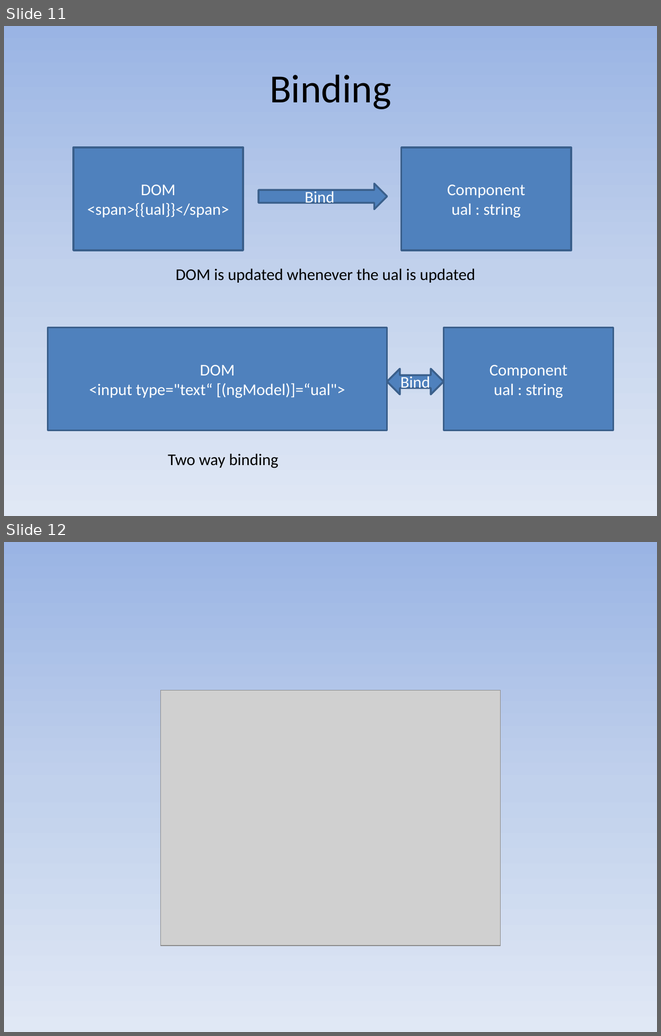
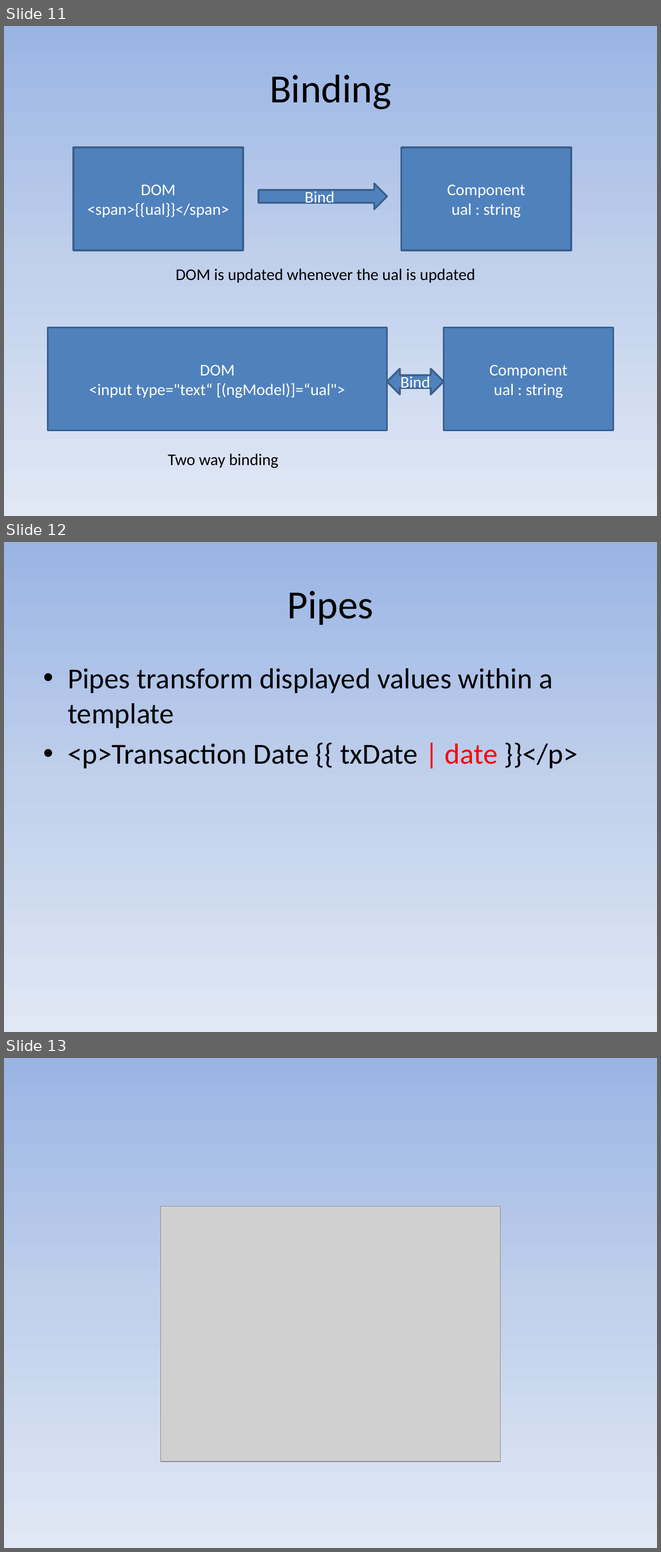
Before and after one commit to mayuanyang/HelloAngular2, a slide deck: angular2.pptx. Shown one above the other, each under a label of ours: slides 11 and 12 before the commit, slides 11, 12 and 13 after it. The pictures are 661x1036 and 661x1552 pixels, drawn with LibreOffice and Linux fonts; fonts in the diff are those of the drawing; grey boxes stand for pictures. Boxes give left, top, right and bottom in pixels: in the first picture for what was removed or moved away, otherwise in the second. Text is boxed around its words. In the diff, an @@ line names an element or a change of style, - is before the commit and + after.

```diff
--- a/angular2.pptx
+++ b/angular2.pptx
@@ slide 12 added at <box>4,542,657,1032</box>, background gradient #9AB5E4 to #C2D1ED to #E1E8F5 @@
@@ title added at <box>288,591,373,625</box>, 44 pt, text #000000 @@
+Pipes
@@ text added at <box>68,668,578,768</box>, 32 pt, text #000000 @@
+• Pipes transform displayed values within a template
+• <p>Transaction Date {{ txDate | date }}</p>
@@ what was slide 12 is now slide 13 @@
```
Also in this commit, not shown: 2 slides changed, 5 other slides added, 12 other files.
